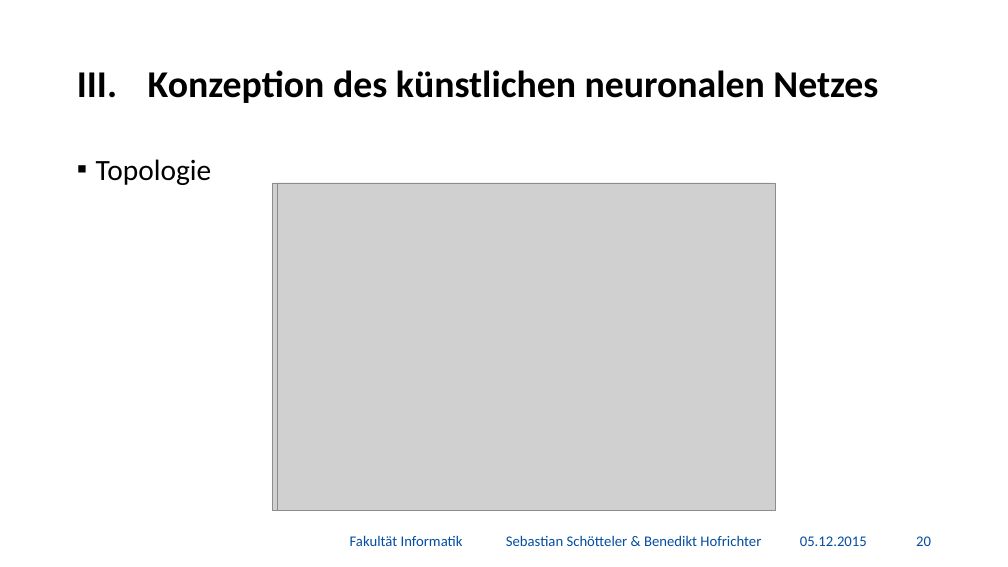
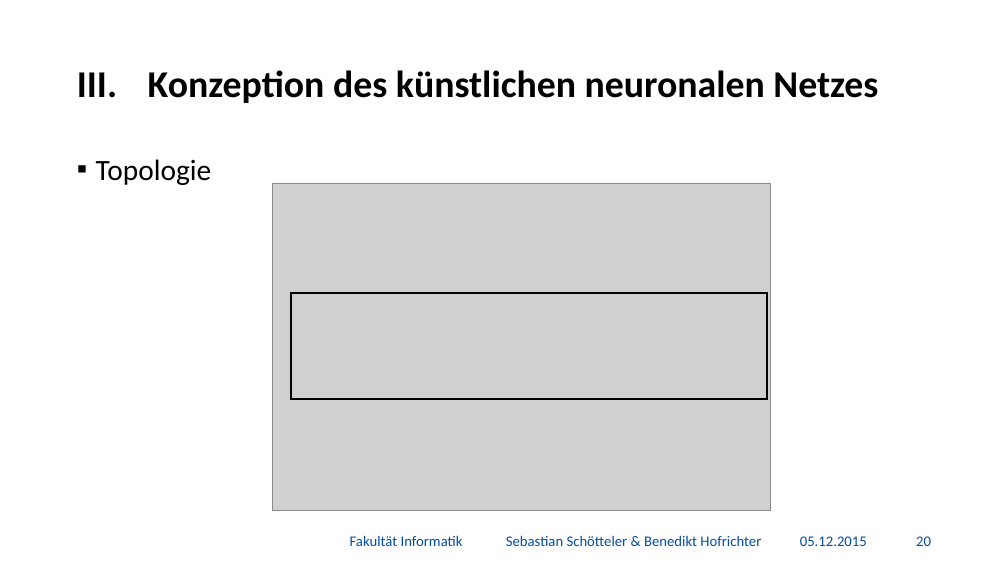
Before and after one commit to BenediktGitGit/soco15, a slide deck: slide 21 of 3b) Vortrag/Präsentation.pptx. Drawn at 1008x567 pixels with LibreOffice and Linux fonts; fonts in the diff are those of the drawing; grey boxes stand for pictures; background and template pictures are left out. Boxes give left, top, right and bottom in pixels: in the first picture for what was removed or moved away, otherwise in the second. Text is boxed around its words. In the diff, an @@ line names an element or a change of style, - is before the commit and + after.

```diff
--- a/3b) Vortrag/Präsentation.pptx
+++ b/3b) Vortrag/Präsentation.pptx
@@ picture removed at (278,183,776,511) @@
@@ rectangle added at (290,293,767,399), outline #000000 2 pt @@
```
Also in this commit, not shown: 9 other slides changed, 2 slides added.
